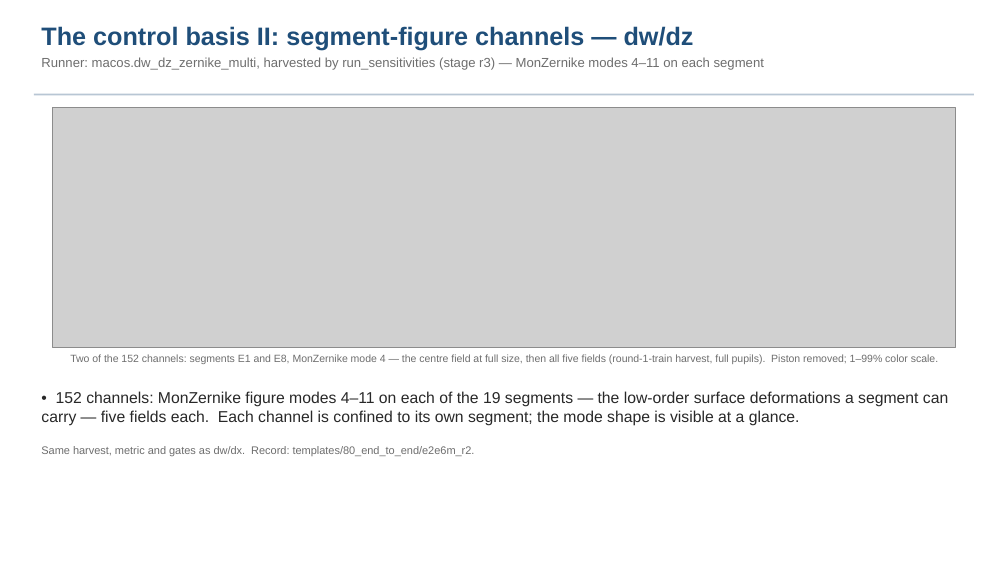
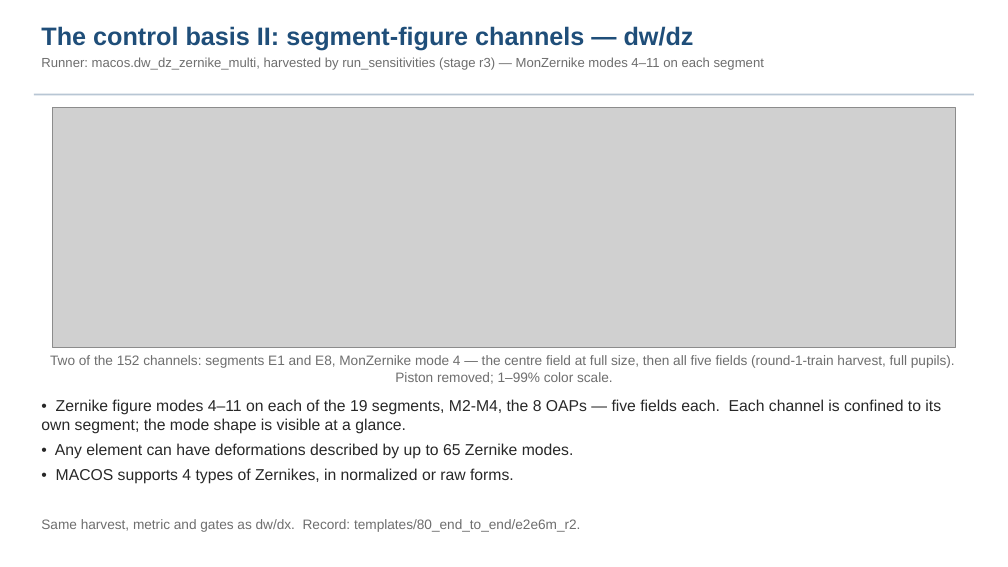
Before and after one commit to nasa-jpl/macos, a slide deck: slide 23 of demo_session/baseline_pass3.pptx. Drawn at 1008x567 pixels with LibreOffice and Linux fonts; fonts in the diff are those of the drawing; grey boxes stand for pictures. Boxes give left, top, right and bottom in pixels: in the first picture for what was removed or moved away, otherwise in the second. Text is boxed around its words. In the diff, an @@ line names an element or a change of style, - is before the commit and + after.

```diff
--- a/demo_session/baseline_pass3.pptx
+++ b/demo_session/baseline_pass3.pptx
@@ text "Two of the 152 channels: ..." at [50,355,955,384]: size 10 to 13 pt @@
@@ text at [41,399,941,484]: text changed @@
-• 152 channels: MonZernike figure modes 4–11 on each of the 19 segments — the low-order surface deformations a segment can carry — five fields each. Each channel is confined to its own segment; the mode shape is visible at a glance.
+• Zernike figure modes 4–11 on each of the 19 segments, M2-M4, the 8 OAPs — five fields each. Each channel is confined to its own segment; the mode shape is visible at a glance.
+• Any element can have deformations described by up to 65 Zernike modes.
+• MACOS supports 4 types of Zernikes, in normalized or raw forms.
@@ text "Same harvest, metric and gates ...": place and size @@
-text "Same harvest, metric and gates ..." at [41,446,475,456]
+text "Same harvest, metric and gates ..." at [41,519,580,532]
@@ text "Same harvest, metric and gates ..." at [41,519,580,532]: size 10.5 to 13 pt @@
```
Also in this commit, not shown: 4 other slides changed, 5 other files.
